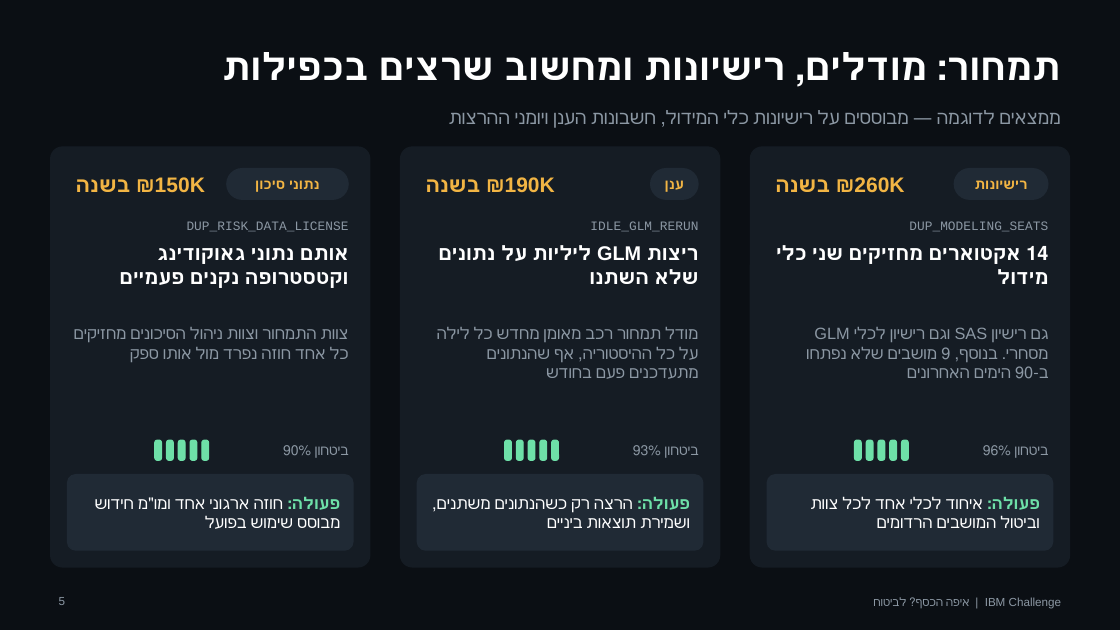
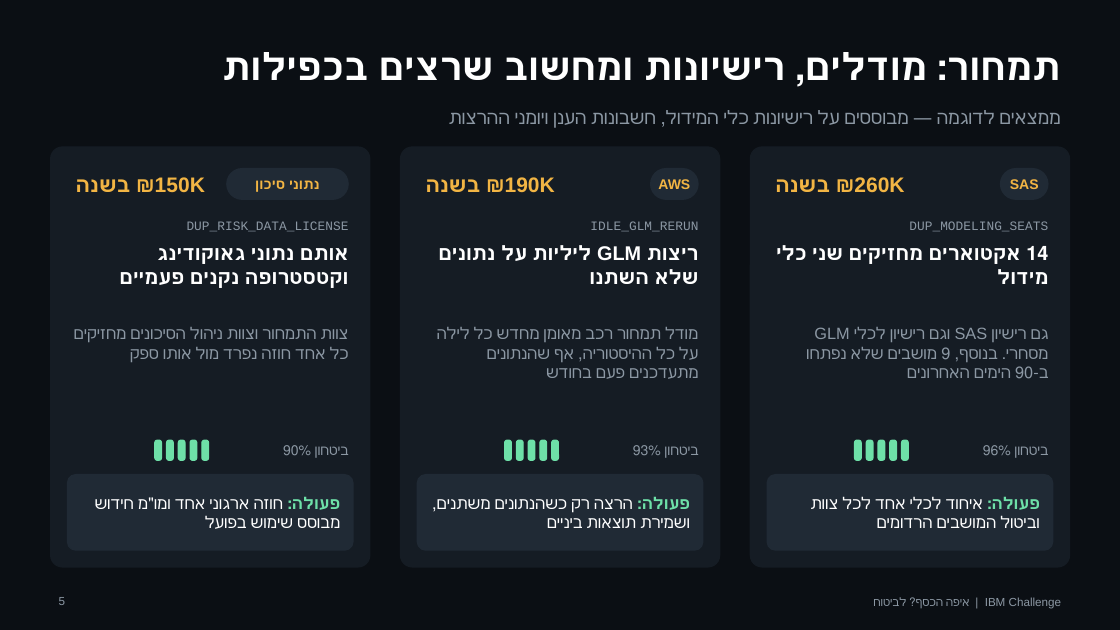
Before and after one commit to IrenaSpivak15/IrenaSpivak15, a slide deck: slide 5 of ibm-pitch/IBM_Pitch_Insurance.pptx. Drawn at 1120x630 pixels with LibreOffice and Linux fonts; fonts in the diff are those of the drawing. Boxes give left, top, right and bottom in pixels: in the first picture for what was removed or moved away, otherwise in the second. Text is boxed around its words. In the diff, an @@ line names an element or a change of style, - is before the commit and + after.

```diff
--- a/ibm-pitch/IBM_Pitch_Insurance.pptx
+++ b/ibm-pitch/IBM_Pitch_Insurance.pptx
@@ text in rounded rectangle at box(658, 179, 690, 189): text changed @@
-ענן
+AWS
@@ rounded rectangle "SAS": place and size @@
-rounded rectangle "SAS" at box(954, 168, 1049, 200)
+rounded rectangle "SAS" at box(1000, 168, 1049, 200)
@@ text in rounded rectangle at box(1010, 179, 1039, 189): text changed @@
-רישיונות
+SAS
```
Also in this commit, not shown: 5 other slides changed, 2 slides added, 2 other files.
